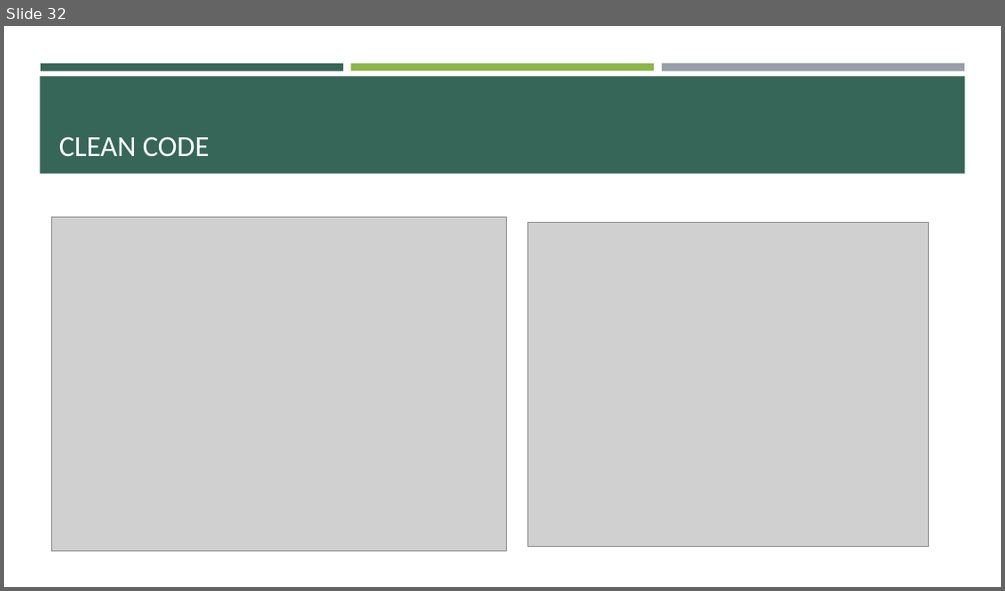
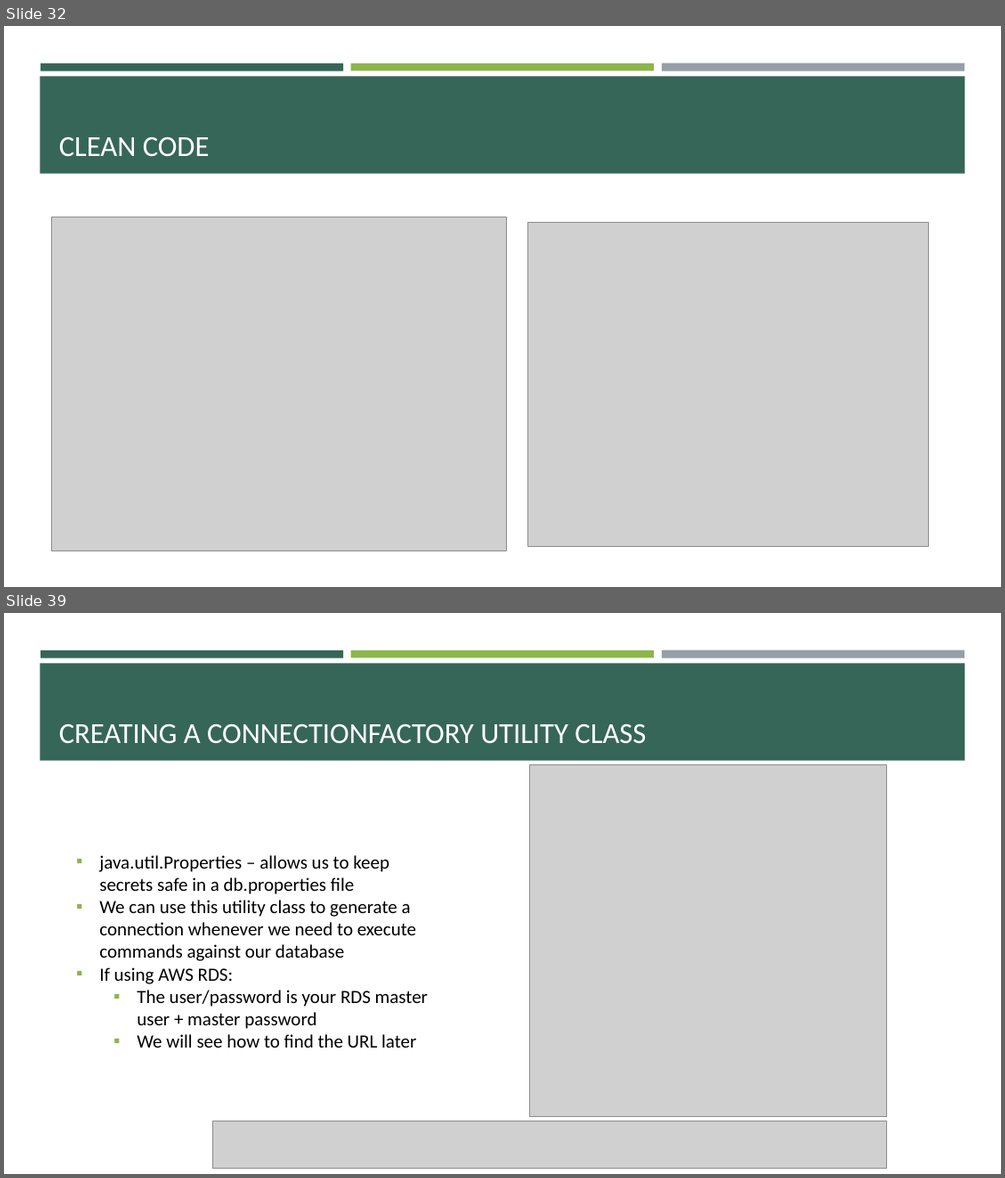
Before and after one commit to e-m-wilson/java-fs, a slide deck: Week_4/Advanced_Java_Design_Patterns_&_JDBC.pptx. Shown one above the other, each under a label of ours: slide 32 before the commit, slides 32 and 39 after it; the slides between them are not shown. The pictures are 1005x591 and 1005x1178 pixels, drawn with LibreOffice and Linux fonts; fonts in the diff are those of the drawing; grey boxes stand for pictures. Boxes give left, top, right and bottom in pixels: in the first picture for what was removed or moved away, otherwise in the second. Text is boxed around its words. In the diff, an @@ line names an element or a change of style, - is before the commit and + after.

```diff
--- a/Week_4/Advanced_Java_Design_Patterns_&_JDBC.pptx
+++ b/Week_4/Advanced_Java_Design_Patterns_&_JDBC.pptx
@@ slide 39 added at bbox=[4, 613, 1001, 1174], background #FFFFFF; not listed: 4 template elements that a slide beside it also shows @@
@@ title added at bbox=[59, 724, 646, 744], 28 pt, text #FFFFFF @@
+CREATING A CONNECTIONFACTORY UTILITY CLASS
@@ picture added at bbox=[529, 765, 886, 1116] @@
@@ text added at bbox=[99, 855, 428, 1047], 18 pt, text #000000 @@
+▪ java.util.Properties – allows us to keep secrets safe in a db.properties file
+▪ We can use this utility class to generate a connection whenever we need to execute commands against our database
+▪ If using AWS RDS:
+  ▪ The user/password is your RDS master user + master password
+  ▪ We will see how to find the URL later
@@ picture added at bbox=[212, 1121, 886, 1167] @@
```
Also in this commit, not shown: 9 other slides added, 1 slide removed, 25 other files.
